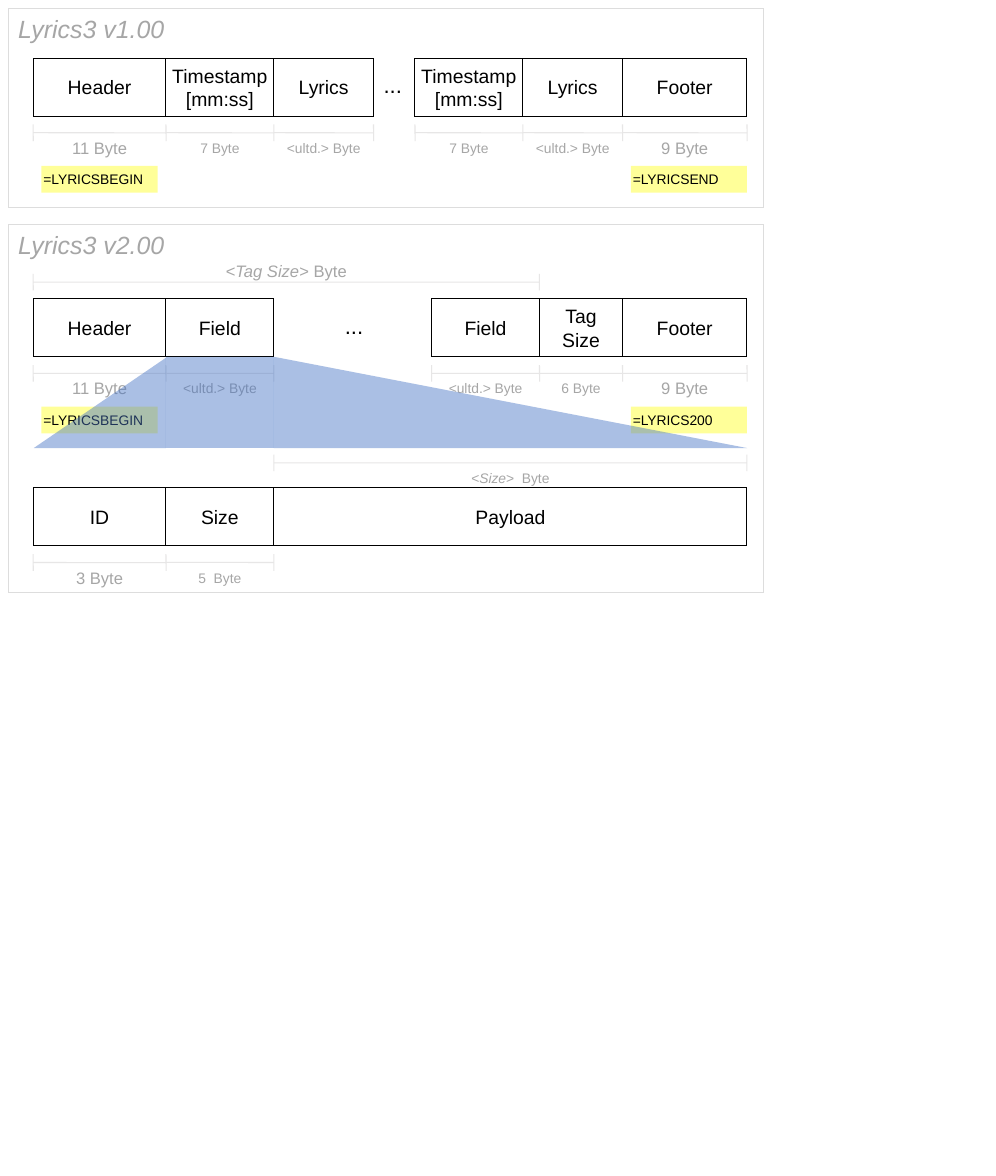
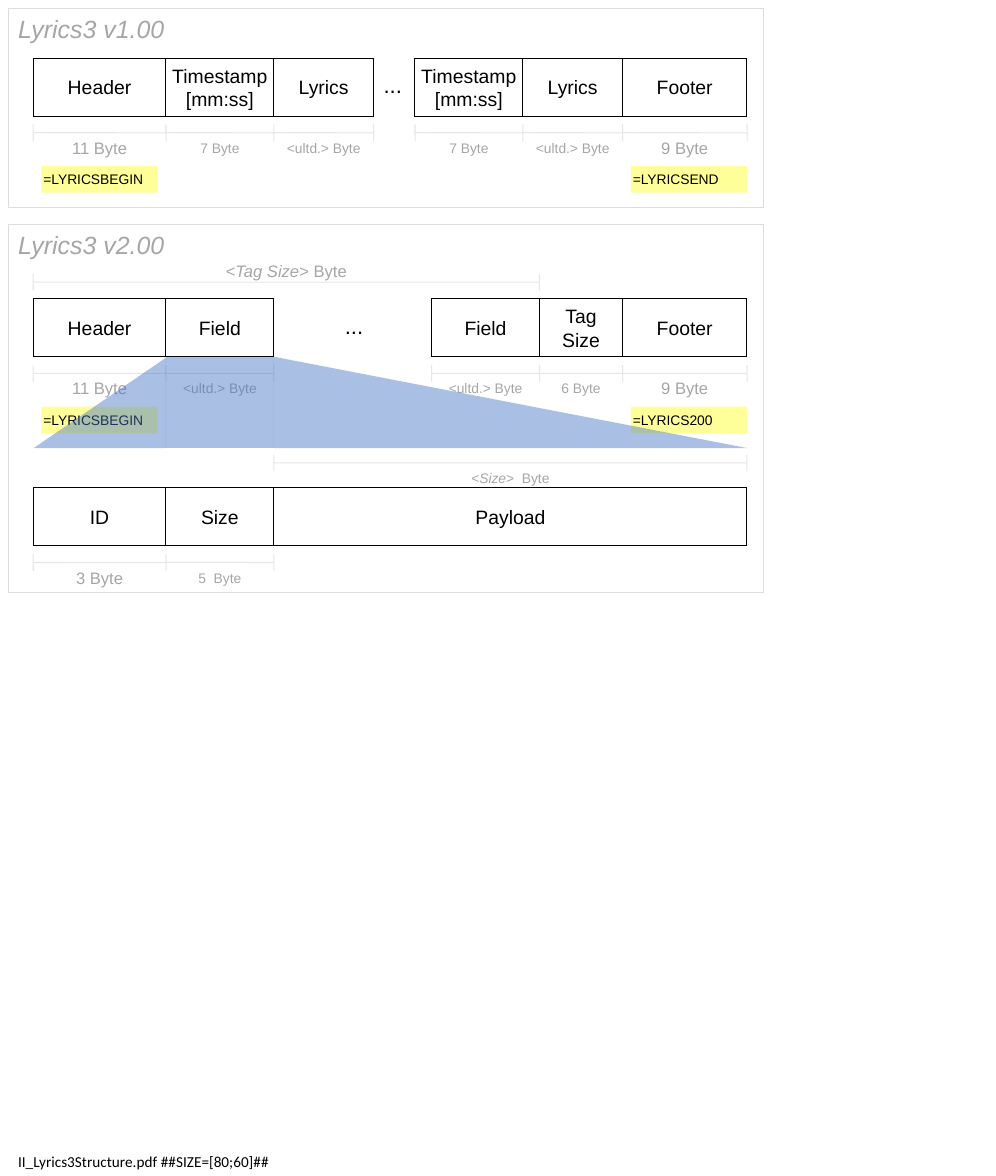
Before and after one commit to jebbard/jMeta, a slide deck: slide 8 of jMetaDocs/DesignConcept/figures/FiguresBig.ppt. Drawn at 996x1176 pixels with LibreOffice and Linux fonts; fonts in the diff are those of the drawing. Boxes give left, top, right and bottom in pixels: in the first picture for what was removed or moved away, otherwise in the second. Text is boxed around its words. In the diff, an @@ line names an element or a change of style, - is before the commit and + after.

```diff
--- a/jMetaDocs/DesignConcept/figures/FiguresBig.ppt
+++ b/jMetaDocs/DesignConcept/figures/FiguresBig.ppt
@@ text added at box(18, 1156, 269, 1170), 11 pt, text #000000 @@
+II_Lyrics3Structure.pdf ##SIZE=[80;60]##
```
Also in this commit, not shown: 8 other slides changed, 46 other files.
